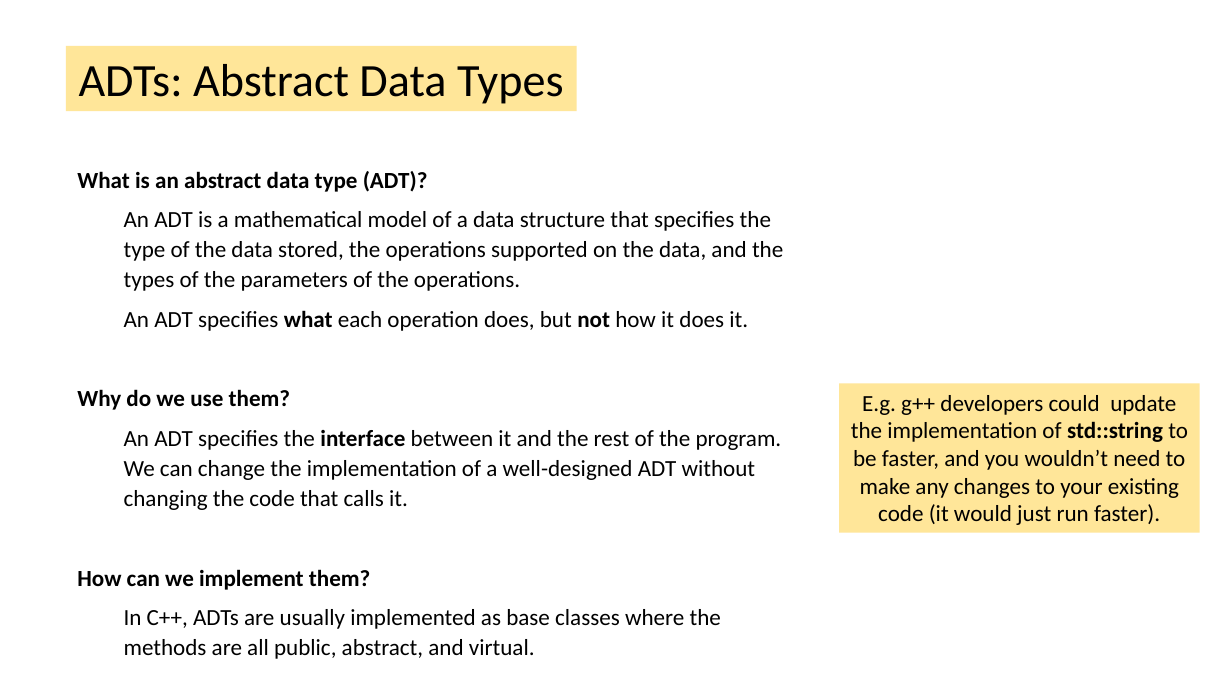
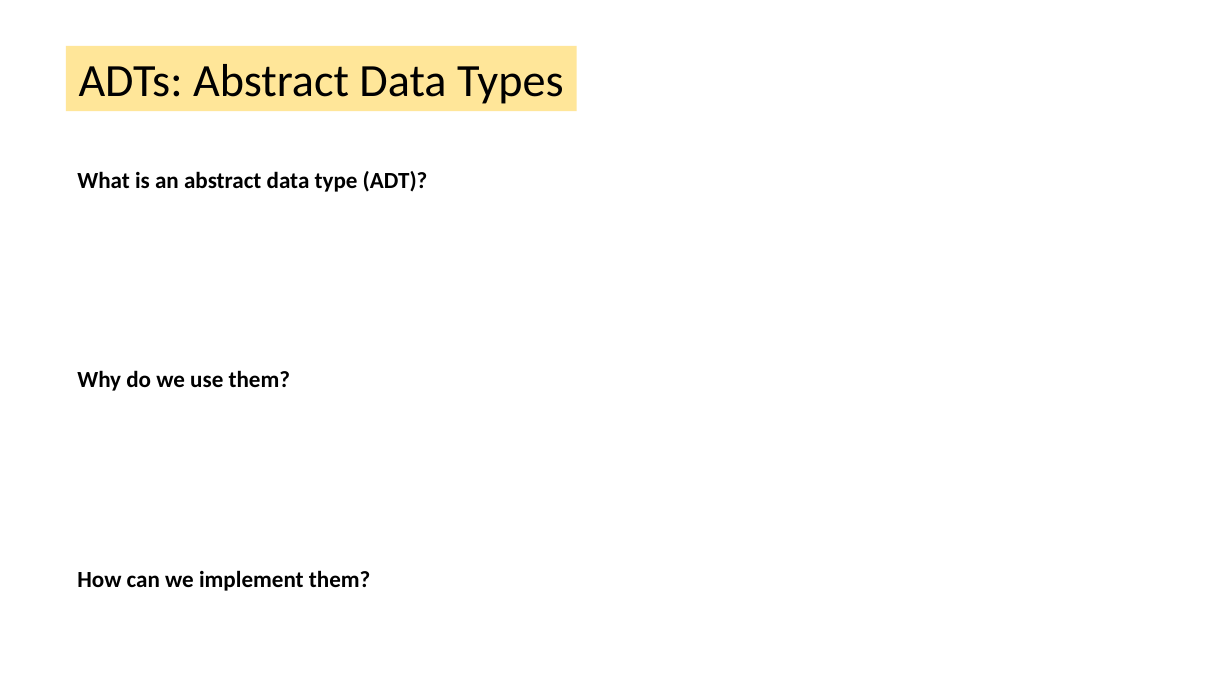
Before and after one commit to tjd1234/cmpt225fall2023, a slide deck: slide 12 of lecture_notes/week4/week4.pptx (slide 14 before the commit). Drawn at 1232x693 pixels with LibreOffice and Linux fonts; fonts in the diff are those of the drawing. Boxes give left, top, right and bottom in pixels: in the first picture for what was removed or moved away, otherwise in the second. Text is boxed around its words. In the diff, an @@ line names an element or a change of style, - is before the commit and + after.

```diff
--- a/lecture_notes/week4/week4.pptx
+++ b/lecture_notes/week4/week4.pptx
@@ text at [124, 211, 783, 331]: paragraphs removed @@
-  An ADT is a mathematical model of a data structure that specifies the type of the data stored, the operations supported on the data, and the types of the parameters of the operations.
-  An ADT specifies what each operation does, but not how it does it.
@@ rectangle removed at [839, 384, 1200, 533] @@
-E.g. g++ developers could update the implementation of std::string to be faster, and you wouldn’t need to make any changes to your existing code (it would just run faster).
@@ text at [124, 430, 782, 510]: paragraph removed @@
-  An ADT specifies the interface between it and the rest of the program. We can change the implementation of a well-designed ADT without changing the code that calls it.
@@ text at [124, 609, 721, 659]: paragraph removed @@
-  In C++, ADTs are usually implemented as base classes where the methods are all public, abstract, and virtual.
```
Also in this commit, not shown: 4 other slides changed.
